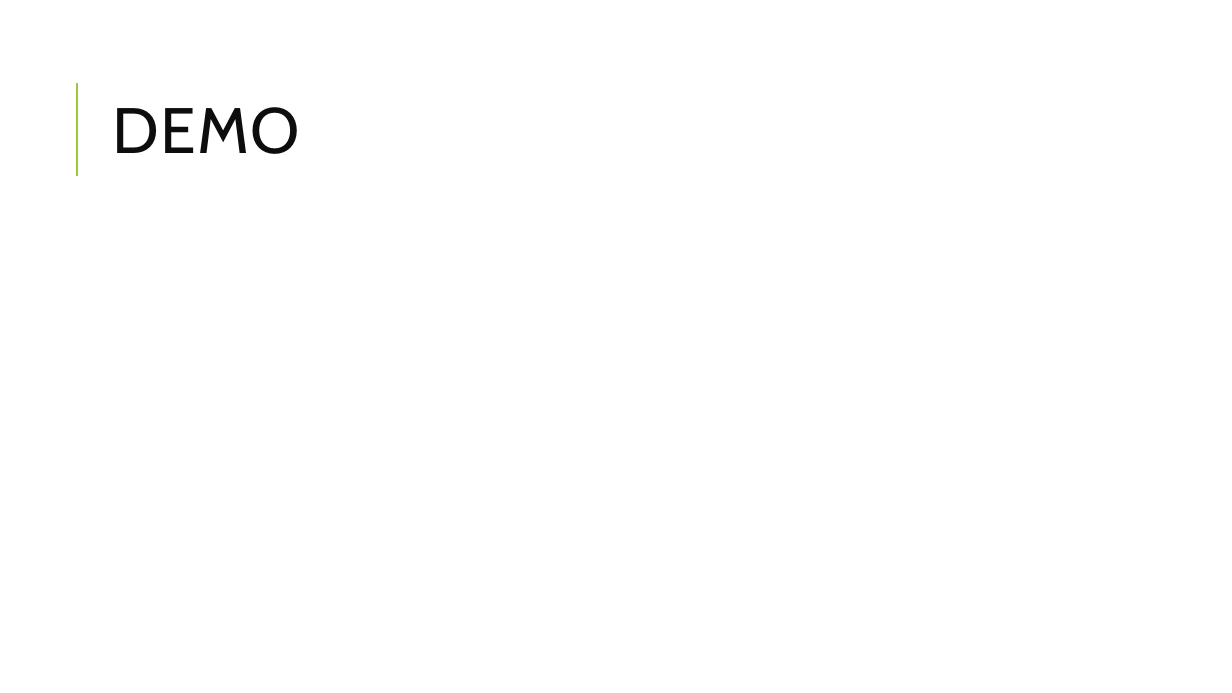
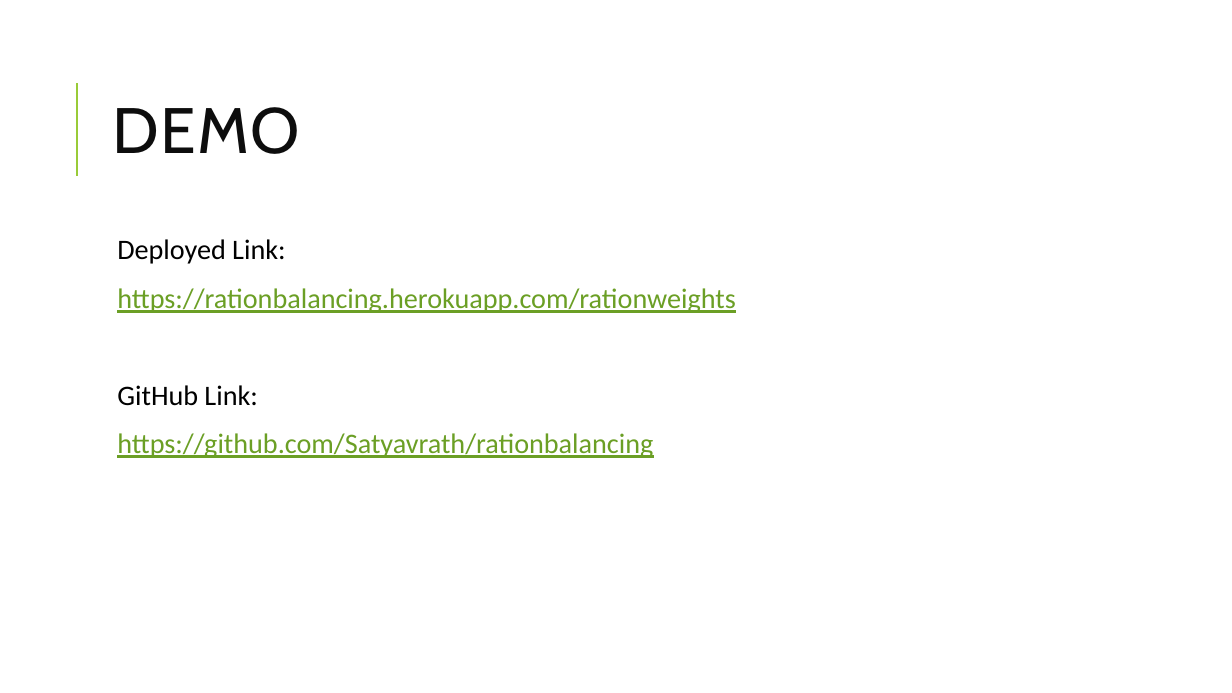
Before and after one commit to Satyavrath/rationbalancing, a slide deck: slide 7 of RationBalancing.pptx. Drawn at 1232x693 pixels with LibreOffice and Linux fonts; fonts in the diff are those of the drawing. Boxes give left, top, right and bottom in pixels: in the first picture for what was removed or moved away, otherwise in the second. Text is boxed around its words. In the diff, an @@ line names an element or a change of style, - is before the commit and + after.

```diff
--- a/RationBalancing.pptx
+++ b/RationBalancing.pptx
@@ text added at box(117, 239, 735, 458), 22 pt, text #6B9F25, underline @@
+  Deployed Link:
+  https://rationbalancing.herokuapp.com/rationweights
+  GitHub Link:
+  https://github.com/Satyavrath/rationbalancing
```
Also in this commit, not shown: 1 other file.
